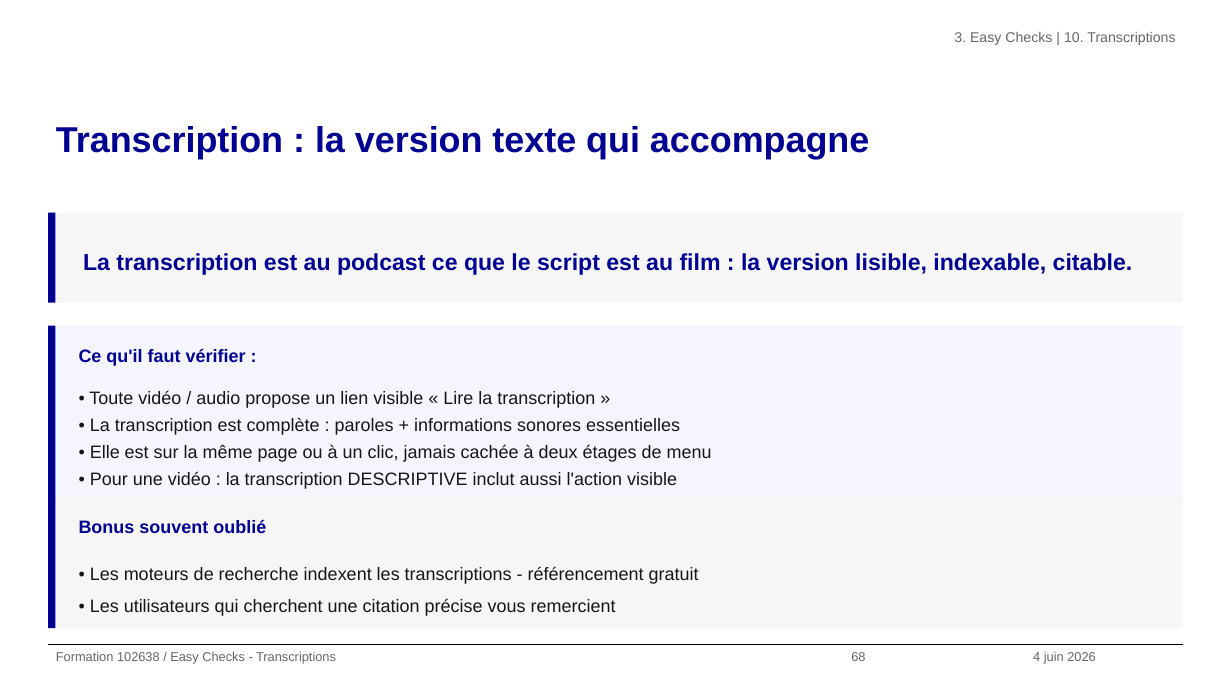
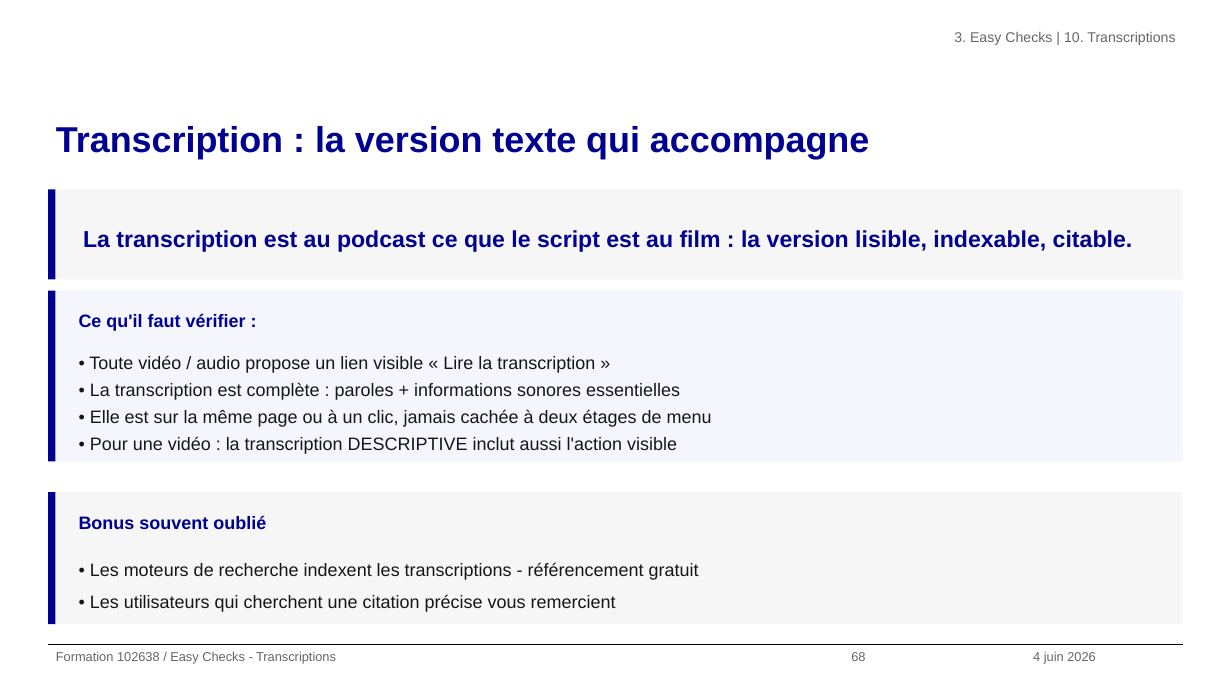
Before and after one commit to alexandra-guiderdoni/usine-fabrication-igpde-102846-ay11, a slide deck: slide 68 of formation-102638-juin-2026.pptx. Drawn at 1232x693 pixels with LibreOffice and Linux fonts; fonts in the diff are those of the drawing; background and template pictures are left out. Boxes give left, top, right and bottom in pixels: in the first picture for what was removed or moved away, otherwise in the second. Text is boxed around its words. In the diff, an @@ line names an element or a change of style, - is before the commit and + after.

```diff
--- a/formation-102638-juin-2026.pptx
+++ b/formation-102638-juin-2026.pptx
@@ 2 rectangles, 1 text: place and size @@
-2 rectangles, 1 text at [48,213,1183,302]
+2 rectangles, 1 text at [48,189,1183,279]
@@ 2 texts, 2 rectangles: place and size @@
-2 texts, 2 rectangles at [48,325,1183,496]
+2 texts, 2 rectangles at [48,291,1183,462]
@@ text "Bonus souvent oublié": place and size @@
-text "Bonus souvent oublié" at [79,519,266,533]
+text "Bonus souvent oublié" at [79,515,266,529]
@@ text "• Les moteurs de recherche ...": place and size @@
-text "• Les moteurs de recherche ..." at [90,566,699,616]
+text "• Les moteurs de recherche ..." at [90,562,699,612]
```
Also in this commit, not shown: 17 other slides changed, 29 other files.
